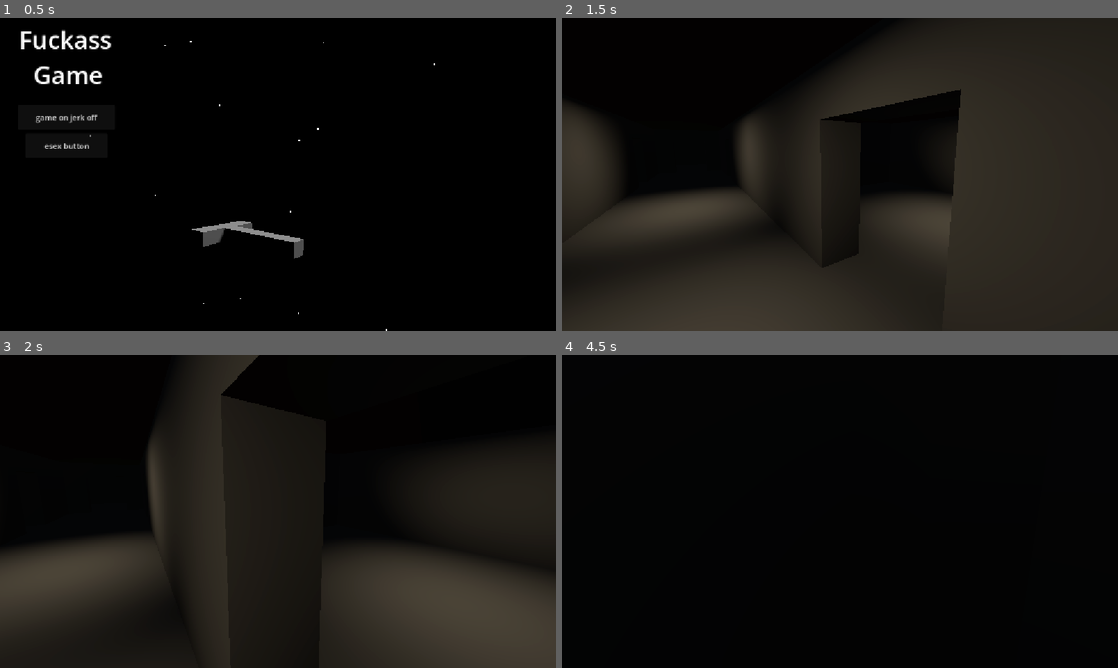
Above: before the commit, frames 1-4 (two rows, left to right).
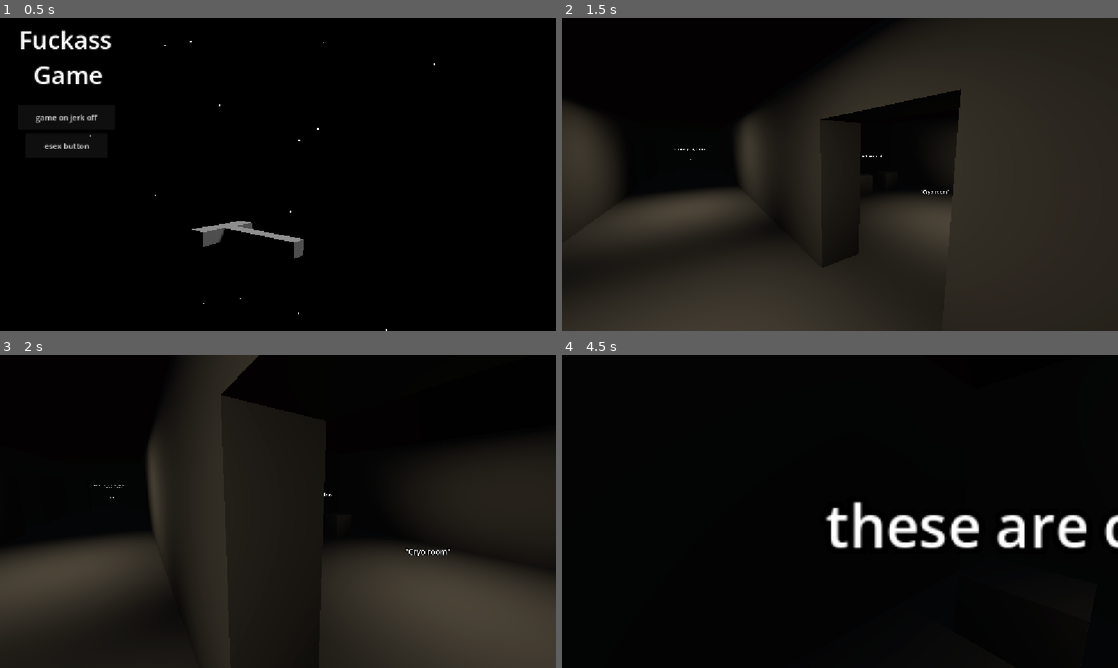
Above: after the commit, the same moments.

Repository: Joshpockt/Gweblejam2026
Game: Godot game, scene res://menu.tscn
The game is run twice, just before and just after one commit, with the same random seed, the same clock (stepped at 60 frames per second) and the same inputs.
Inputs (mouse positions are in pixels of both pictures, inside the frame that each line leads up to):
- Up to frame 1 (0.5 s): no input
- Up to frame 2 (1.5 s): click "game on jerk off" at 0.5 s; tap Enter (ui_accept) at 1.25 s; move the mouse to (867, 174) at 1.27 s; hold Up (ui_up) from 1.28 s (still down)
- Up to frame 3 (2 s): keep holding Up (ui_up); tap Enter (ui_accept) at 1.52 s
- Up to frame 4 (4.5 s): keep holding Up (ui_up); move the mouse to (812, 511) at 2.02 s; tap Enter (ui_accept) at 2.27, 3.77, 4.25 s; move the mouse to (851, 505) at 2.77 s; move the mouse to (834, 517) at 3.52 s; move the mouse to (878, 514) at 4.27 s

Frame 1 is identical in both runs. In frame 2, less than 0.1% of the frame differs, in the area x 20-70%, y 41-57%; in frame 3, 0.1%; in frame 4, 3.1%, in the area x 47-100%, y 46-62%.

Commit message:
more ship updates

Diff:
--- /dev/null
+++ b/Tools/note_3D.gd
@@ -0,0 +1,22 @@
+@icon("uid://bhkx37gripch6")
+@tool
+extends Label3D
+class_name Note3D
+
+@export_multiline() var note_text : String
+const SHOW := true
+
+
+func _init() -> void:
+	if !Engine.is_editor_hint():
+		# running in game:
+		if SHOW == false:
+			hide()
+		process_mode = Node.PROCESS_MODE_DISABLED
+
+
+func _process(delta: float) -> void:
+	if Engine.is_editor_hint() and OS.is_debug_build():
+		#running in editor and is a debug build
+		text = note_text
+		billboard = BaseMaterial3D.BILLBOARD_ENABLED
--- /dev/null
+++ b/Tools/note_3D.tscn
@@ -0,0 +1,7 @@
+[gd_scene format=3 uid="uid://cxdq4qtdx6f3b"]
+
+[ext_resource type="Script" uid="uid://c1pbmjsqph0oy" path="res://Tools/note_3D.gd" id="1_mmeqq"]
+
+[node name="Note3D" type="Label3D" unique_id=1577133897]
+billboard = 1
+script = ExtResource("1_mmeqq")
--- a/ship.tscn
+++ b/ship.tscn
@@ -1,6 +1,7 @@
 [gd_scene format=3 uid="uid://co0gsv0pxx6lu"]
 
 [ext_resource type="PackedScene" uid="uid://c5gudty3e7bqo" path="res://player.tscn" id="1_l3rv8"]
+[ext_resource type="PackedScene" uid="uid://cxdq4qtdx6f3b" path="res://Tools/note_3D.tscn" id="2_4cq66"]
 
 [sub_resource type="ProceduralSkyMaterial" id="ProceduralSkyMaterial_4cq66"]
 sky_horizon_color = Color(0.66224277, 0.6717428, 0.6867428, 1)
@@ -43,7 +44,13 @@
 area_range = 6.0
 
 [node name="Stairwell4" type="AreaLight3D" parent="Lights" unique_id=1855196824]
-transform = Transform3D(1, 0, 0, 0, -4.371139e-08, 1, 0, -1, -4.371139e-08, 0, 1.9, 14.5)
+transform = Transform3D(1, 0, 0, 0, -4.371139e-08, 1, 0, -1, -4.371139e-08, 0, 1.9, 13.5)
+light_color = Color(1, 0.912, 0.76, 1)
+shadow_enabled = true
+area_range = 12.0
+
+[node name="Stairwell5" type="AreaLight3D" parent="Lights" unique_id=1330192112]
+transform = Transform3D(1, 0, 0, 0, -4.371139e-08, 1, 0, -1, -4.371139e-08, 0, 1.9, 22.5)
 light_color = Color(1, 0.912, 0.76, 1)
 shadow_enabled = true
 area_range = 12.0
@@ -119,6 +126,118 @@
 [node name="CSGCombiner3D" type="CSGCombiner3D" parent="LevelGeometery" unique_id=1938028547]
 use_collision = true
 
+[node name="Escape Pod Room" type="CSGCombiner3D" parent="LevelGeometery/CSGCombiner3D" unique_id=1305400026]
+
+[node name="Escape Pods" type="CSGBox3D" parent="LevelGeometery/CSGCombiner3D/Escape Pod Room" unique_id=440689301]
+transform = Transform3D(1, 0, 0, 0, 1, 0, 0, 0, 1, -7.5, 2, -18)
+flip_faces = true
+size = Vector3(8, 4, 13)
+
+[node name="Escapepod" type="CSGCylinder3D" parent="LevelGeometery/CSGCombiner3D/Escape Pod Room" unique_id=1282117755]
+transform = Transform3D(1, 0, 0, 0, 1, 0, 0, 0, 1, -11.2, 1.95, -18)
+operation = 2
+flip_faces = true
+radius = 1.0
+height = 3.0
+
+[node name="Escapepod2" type="CSGCylinder3D" parent="LevelGeometery/CSGCombiner3D/Escape Pod Room" unique_id=330929840]
+transform = Transform3D(1, 0, 0, 0, 1, 0, 0, 0, 1, -11.2, 1.95, -21)
+operation = 2
+flip_faces = true
+radius = 1.0
+height = 3.0
+
+[node name="Escapepod3" type="CSGCylinder3D" parent="LevelGeometery/CSGCombiner3D/Escape Pod Room" unique_id=1623180928]
+transform = Transform3D(1, 0, 0, 0, 1, 0, 0, 0, 1, -11.2, 1.95, -15)
+operation = 2
+flip_faces = true
+radius = 1.0
+height = 3.0
+
+[node name="StasisRoom" type="CSGCombiner3D" parent="LevelGeometery/CSGCombiner3D" unique_id=551753704]
+transform = Transform3D(1, 0, 0, 0, 1, 0, 0, 0, 1, 7.5, 2, -4)
+
+[node name="Room3" type="CSGBox3D" parent="LevelGeometery/CSGCombiner3D/StasisRoom" unique_id=1511941304]
+flip_faces = true
+size = Vector3(8, 4, 13)
+
+[node name="CSGBox3D" type="CSGBox3D" parent="LevelGeometery/CSGCombiner3D/StasisRoom" unique_id=1873893095]
+transform = Transform3D(1, 0, 0, 0, 1, 0, 0, 0, 1, -2, -1.5, -5)
+operation = 2
+flip_faces = true
+
+[node name="CSGBox3D2" type="CSGBox3D" parent="LevelGeometery/CSGCombiner3D/StasisRoom" unique_id=1359152090]
+transform = Transform3D(1, 0, 0, 0, 1, 0, 0, 0, 1, 2, -1.5, -5)
+operation = 2
+flip_faces = true
+
+[node name="CSGBox3D3" type="CSGBox3D" parent="LevelGeometery/CSGCombiner3D/StasisRoom" unique_id=1502162215]
+transform = Transform3D(1, 0, 0, 0, 1, 0, 0, 0, 1, 0, -1.5, -5)
+operation = 2
+flip_faces = true
+
+[node name="Helm" type="CSGCombiner3D" parent="LevelGeometery/CSGCombiner3D" unique_id=12685739]
+transform = Transform3D(1, 0, 0, 0, 1, 0, 0, 0, 1, 0, 2, -30.5)
+
+[node name="Helm" type="CSGBox3D" parent="LevelGeometery/CSGCombiner3D/Helm" unique_id=2124094849]
+flip_faces = true
+size = Vector3(16, 4, 8)
+
+[node name="CSGBox3D" type="CSGBox3D" parent="LevelGeometery/CSGCombiner3D/Helm" unique_id=438394165]
+transform = Transform3D(1, 0, 0, 0, 1, 0, 0, 0, 1, 0, -1.5, -1.5)
+operation = 2
+flip_faces = true
+size = Vector3(6, 1, 2)
+
+[node name="EngineRoom" type="CSGCombiner3D" parent="LevelGeometery/CSGCombiner3D" unique_id=810170454]
+transform = Transform3D(1, 0, 0, 0, 1, 0, 0, 0, 1, 0, -1.5, 14.5)
+
+[node name="EngineRoom" type="CSGBox3D" parent="LevelGeometery/CSGCombiner3D/EngineRoom" unique_id=1641318920]
+transform = Transform3D(1, 0, 0, 0, 1, 0, 0, 0, 1, 0, 0, 3.5)
+flip_faces = true
+size = Vector3(16, 7, 19)
+
+[node name="CSGCylinder3D" type="CSGCylinder3D" parent="LevelGeometery/CSGCombiner3D/EngineRoom" unique_id=1076721781]
+transform = Transform3D(1, 0, 0, 0, -4.371139e-08, 1, 0, -1, -4.371139e-08, -8, -1, 3.5)
+operation = 2
+flip_faces = true
+radius = 5.0
+height = 19.0
+sides = 12
+
+[node name="CSGCylinder3D2" type="CSGCylinder3D" parent="LevelGeometery/CSGCombiner3D/EngineRoom" unique_id=1820056598]
+transform = Transform3D(1, 0, 0, 0, -4.371139e-08, 1, 0, -1, -4.371139e-08, 8, -1, 3.5)
+operation = 2
+flip_faces = true
+radius = 5.0
+height = 19.0
+sides = 12
+
+[node name="Electircal" type="CSGCombiner3D" parent="LevelGeometery/CSGCombiner3D" unique_id=1208507795]
+transform = Transform3D(1, 0, 0, 0, 1, 0, 0, 0, 1, -7.5, -3, -4)
+
+[node name="Room6" type="CSGBox3D" parent="LevelGeometery/CSGCombiner3D/Electircal" unique_id=1406882414]
+flip_faces = true
+size = Vector3(8, 4, 13)
+
+[node name="CSGBox3D" type="CSGBox3D" parent="LevelGeometery/CSGCombiner3D/Electircal" unique_id=738052199]
+transform = Transform3D(1, 0, 0, 0, 1, 0, 0, 0, 1, -2.5, -0.5, 6)
+operation = 2
+flip_faces = true
+size = Vector3(3, 3, 1)
+
+[node name="CSGBox3D2" type="CSGBox3D" parent="LevelGeometery/CSGCombiner3D/Electircal" unique_id=988822647]
+transform = Transform3D(1, 0, 0, 0, 1, 0, 0, 0, 1, -2.5, -0.5, 4)
+operation = 2
+flip_faces = true
+size = Vector3(3, 3, 1)
+
+[node name="CSGBox3D3" type="CSGBox3D" parent="LevelGeometery/CSGCombiner3D/Electircal" unique_id=328510184]
+transform = Transform3D(1, 0, 0, 0, 1, 0, 0, 0, 1, -2.5, -0.5, 2)
+operation = 2
+flip_faces = true
+size = Vector3(3, 3, 1)
+
 [node name="Starwell" type="CSGBox3D" parent="LevelGeometery/CSGCombiner3D" unique_id=1713754363]
 transform = Transform3D(1, 0, 0, 0, 1, 0, 0, 0, 1, 4, 2, 5.5)
 flip_faces = true
@@ -144,26 +263,6 @@
 flip_faces = true
 size = Vector3(5, 4, 10)
 
-[node name="EngineRoom" type="CSGBox3D" parent="LevelGeometery/CSGCombiner3D" unique_id=1641318920]
-transform = Transform3D(1, 0, 0, 0, 1, 0, 0, 0, 1, 0, -1.5, 14.5)
-flip_faces = true
-size = Vector3(16, 7, 12)
-
-[node name="Helm" type="CSGBox3D" parent="LevelGeometery/CSGCombiner3D" unique_id=2124094849]
-transform = Transform3D(1, 0, 0, 0, 1, 0, 0, 0, 1, 0, 2, -30.5)
-flip_faces = true
-size = Vector3(16, 4, 8)
-
-[node name="Room2" type="CSGBox3D" parent="LevelGeometery/CSGCombiner3D" unique_id=440689301]
-transform = Transform3D(1, 0, 0, 0, 1, 0, 0, 0, 1, -7.5, 2, -18)
-flip_faces = true
-size = Vector3(8, 4, 13)
-
-[node name="Room3" type="CSGBox3D" parent="LevelGeometery/CSGCombiner3D" unique_id=1511941304]
-transform = Transform3D(1, 0, 0, 0, 1, 0, 0, 0, 1, 7.5, 2, -4)
-flip_faces = true
-size = Vector3(8, 4, 13)
-
 [node name="Room4" type="CSGBox3D" parent="LevelGeometery/CSGCombiner3D" unique_id=1915253096]
 transform = Transform3D(1, 0, 0, 0, 1, 0, 0, 0, 1, 7.5, 2, -18)
 flip_faces = true
@@ -179,11 +278,6 @@
 flip_faces = true
 size = Vector3(8, 4, 13)
 
-[node name="Room6" type="CSGBox3D" parent="LevelGeometery/CSGCombiner3D" unique_id=1406882414]
-transform = Transform3D(1, 0, 0, 0, 1, 0, 0, 0, 1, -7.5, -3, -4)
-flip_faces = true
-size = Vector3(8, 4, 13)
-
 [node name="RoomEntrance2" type="CSGBox3D" parent="LevelGeometery/CSGCombiner3D" unique_id=1448848995]
 transform = Transform3D(1, 0, 0, 0, 1, 0, 0, 0, 1, -3, 1.5, -19)
 flip_faces = true
@@ -262,3 +356,57 @@
 [node name="Characters" type="Node3D" parent="." unique_id=2139002802]
 
 [node name="Mover" parent="Characters" unique_id=1676804080 instance=ExtResource("1_l3rv8")]
+
+[node name="Notes" type="Node3D" parent="." unique_id=919643412]
+
+[node name="Note3D" parent="Notes" unique_id=1577133897 instance=ExtResource("2_4cq66")]
+transform = Transform3D(1, 0, 0, 0, 1, 0, 0, 0, 1, 6.9535255, 1.000001, -4.469014)
+text = "\"Cryo room\""
+note_text = "\"Cryo room\""
+
+[node name="Note3D9" parent="Notes" unique_id=309110821 instance=ExtResource("2_4cq66")]
+transform = Transform3D(1, 0, 0, 0, 1, 0, 0, 0, 1, 7.4535255, 2.000001, -8.469014)
+text = "these are chairs trust"
+note_text = "these are chairs trust"
+
+[node name="Note3D2" parent="Notes" unique_id=674442827 instance=ExtResource("2_4cq66")]
+transform = Transform3D(1, 0, 0, 0, 1, 0, 0, 0, 1, -7.0464745, 1.000001, -4.469014)
+text = "\"Bathroom / WC\""
+note_text = "\"Bathroom / WC\""
+
+[node name="Note3D7" parent="Notes" unique_id=1792463686 instance=ExtResource("2_4cq66")]
+transform = Transform3D(1, 0, 0, 0, 1, 0, 0, 0, 1, -7.0464745, -3.999999, -4.469014)
+text = "Electrical room"
+note_text = "Electrical room"
+
+[node name="Note3D8" parent="Notes" unique_id=1760073117 instance=ExtResource("2_4cq66")]
+transform = Transform3D(1, 0, 0, 0, 1, 0, 0, 0, 1, 7.9535255, -3.999999, -4.469014)
+text = "Maintanance locker"
+note_text = "Maintanance locker"
+
+[node name="Note3D6" parent="Notes" unique_id=267401604 instance=ExtResource("2_4cq66")]
+transform = Transform3D(1, 0, 0, 0, 1, 0, 0, 0, 1, -0.046474457, -3.999999, 13.530986)
+text = "Engine Room"
+note_text = "Engine Room"
+
+[node name="Note3D3" parent="Notes" unique_id=1805233772 instance=ExtResource("2_4cq66")]
+transform = Transform3D(1, 0, 0, 0, 1, 0, 0, 0, 1, -7.0464745, 1.000001, -18.469013)
+text = "Escape pods"
+note_text = "Escape pods"
+
+[node name="Note3D5" parent="Notes" unique_id=1241440915 instance=ExtResource("2_4cq66")]
+transform = Transform3D(1, 0, 0, 0, 1, 0, 0, 0, 1, 6.9535255, 1.000001, -18.469013)
+text = "cafeteria"
+note_text = "cafeteria"
+
+[node name="Note3D4" parent="Notes" unique_id=1117468061 instance=ExtResource("2_4cq66")]
+transform = Transform3D(1, 0, 0, 0, 1, 0, 0, 0, 1, -0.046474457, 1.000001, -29.469013)
+text = "Helm"
+note_text = "Helm"
+
+[node name="Note3D10" parent="Notes" unique_id=1751194281 instance=ExtResource("2_4cq66")]
+transform = Transform3D(1, 0, 0, 0, 1, 0, 0, 0, 1, -0.046474457, 2.000001, -32.469013)
+text = "This would be like a console that would control the ship
+and display other information"
+note_text = "This would be like a console that would control the ship
+and display other information"
--- /dev/null
+++ b/speech_bubble.svg
@@ -0,0 +1 @@
+<svg xmlns="http://www.w3.org/2000/svg" width="16" height="16" fill="none" viewBox="0 0 16 16"><path fill="#fc7f7f" d="M8.407 14.93a.5.5 0 0 1-.814 0L5.5 12H4a3 3 0 0 1-3-3V5a3 3 0 0 1 3-3h8a3 3 0 0 1 3 3v4a3 3 0 0 1-3 3h-1.5z"/></svg>
Not shown, added: Tools/note_3D.gd.uid
Not shown, added: speech_bubble.svg.import
